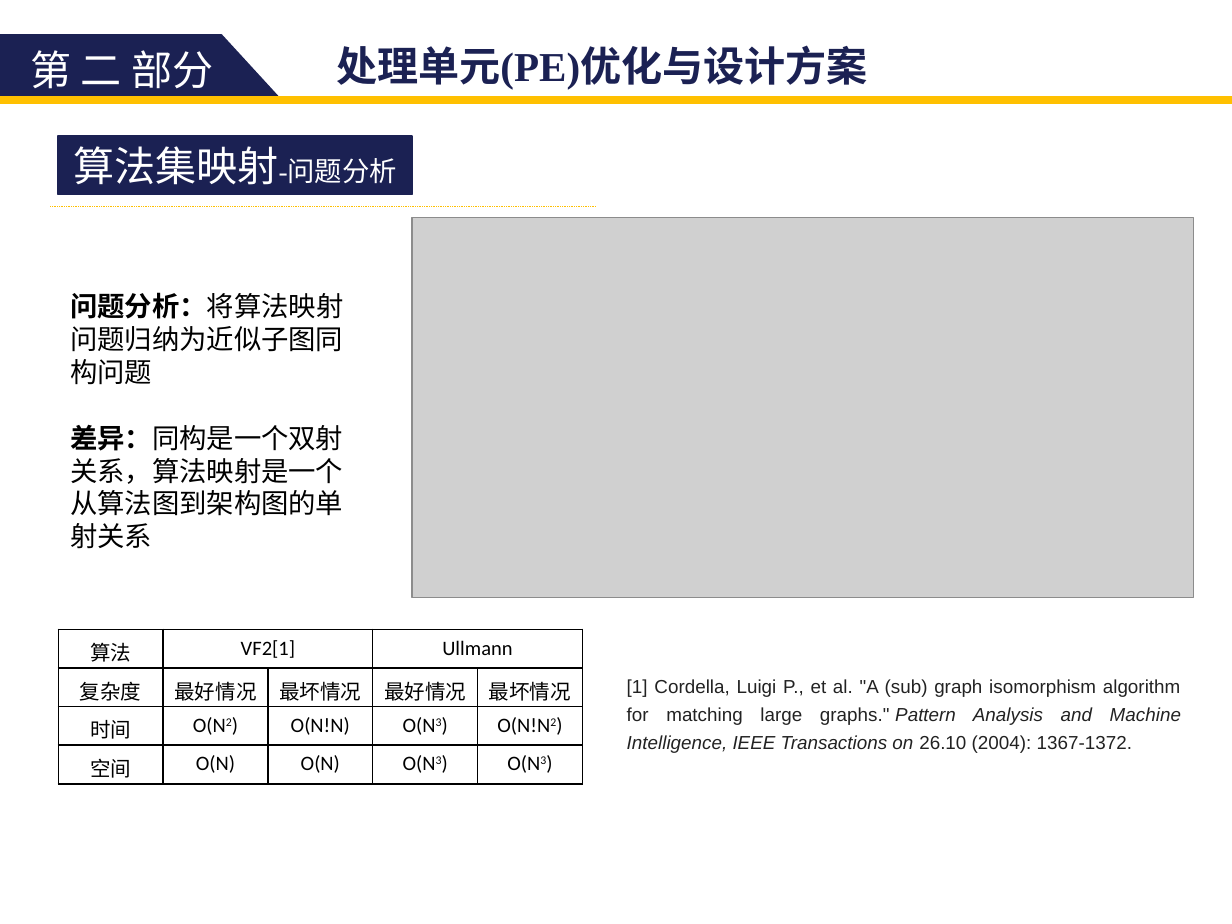
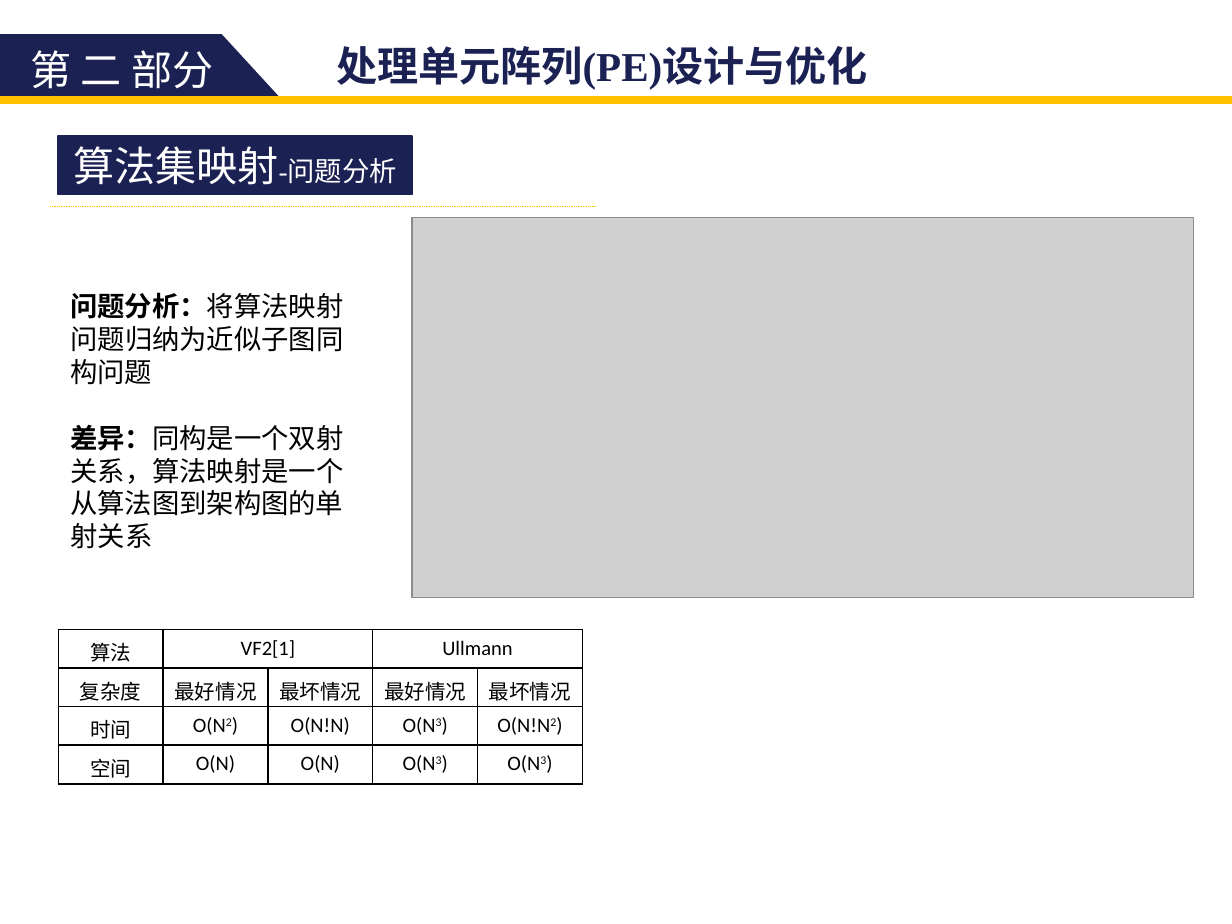
Before and after one commit to zdyzhan/bishe, a slide deck: slide 30 of 131199 李小泉.pptx. Drawn at 1232x924 pixels with LibreOffice and Linux fonts; fonts in the diff are those of the drawing; grey boxes stand for pictures. Boxes give left, top, right and bottom in pixels: in the first picture for what was removed or moved away, otherwise in the second. Text is boxed around its words. In the diff, an @@ line names an element or a change of style, - is before the commit and + after.

```diff
--- a/131199 李小泉.pptx
+++ b/131199 李小泉.pptx
@@ text at [336,46,868,90]: text changed @@
-处理单元(PE)优化与设计方案
+处理单元阵列(PE)设计与优化
@@ text removed at [627,679,1181,753] @@
-[1] Cordella, Luigi P., et al. "A (sub) graph isomorphism algorithm for matching large graphs." Pattern Analysis and Machine Intelligence, IEEE Transactions on 26.10 (2004): 1367-1372.
```
Also in this commit, not shown: 33 other slides changed, 2 slides added, 8 slides removed.
